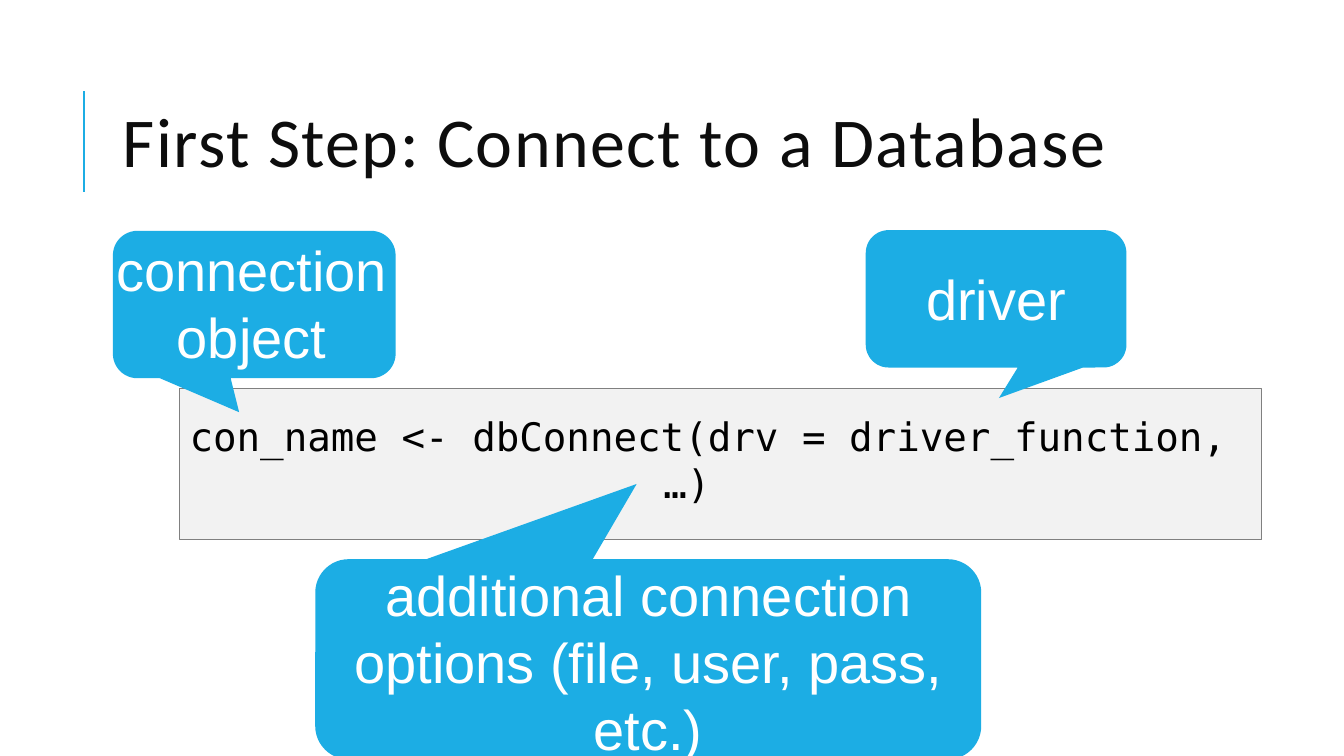
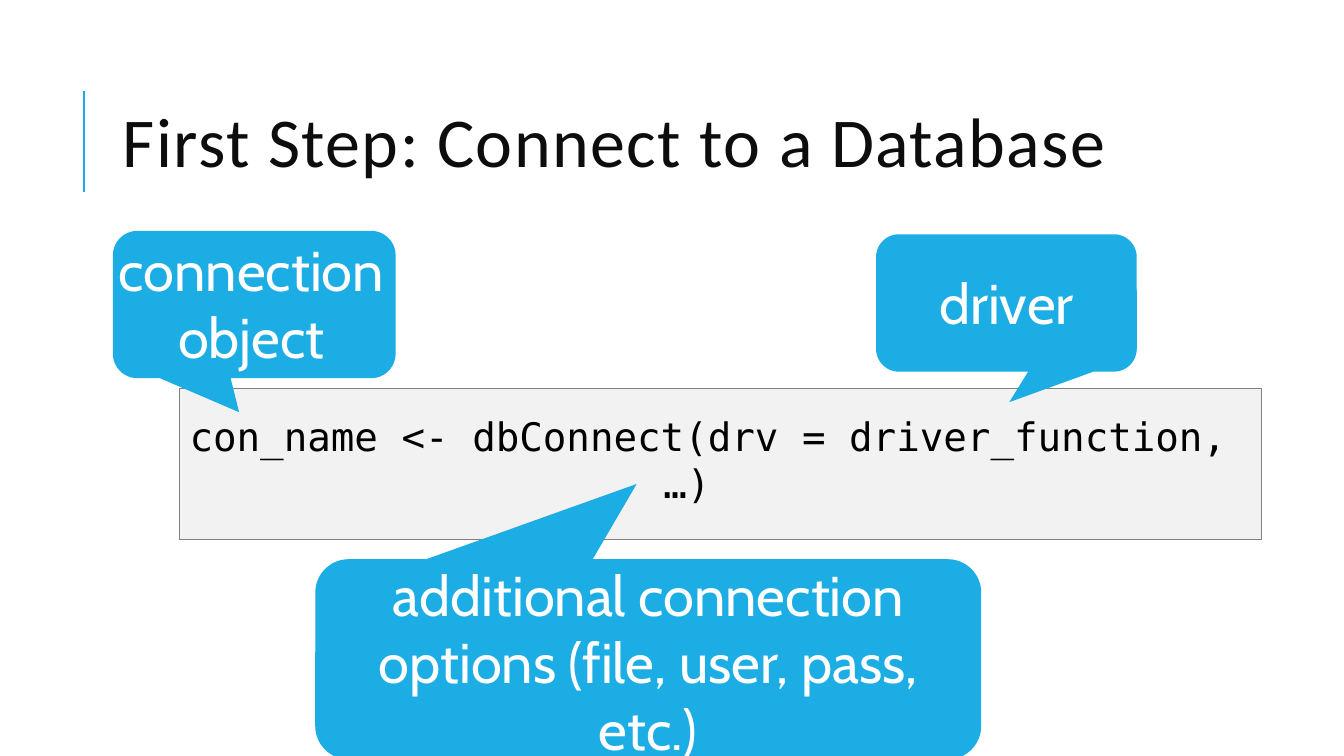
Before and after one commit to amromeo/api_r_int_db_24, a slide deck: slide 7 of presentations/02 - Databases with R.pptx (slide 6 before the commit). Drawn at 1344x756 pixels with LibreOffice and Linux fonts; fonts in the diff are those of the drawing. Boxes give left, top, right and bottom in pixels: in the first picture for what was removed or moved away, otherwise in the second. Text is boxed around its words. In the diff, an @@ line names an element or a change of style, - is before the commit and + after.

Commit message:
additional minor updates

```diff
--- a/presentations/02 - Databases with R.pptx
+++ b/presentations/02 - Databases with R.pptx
@@ rounded speech box: place and size @@
-rounded speech box at box(866, 230, 1127, 367)
+rounded speech box at box(876, 234, 1137, 371)
@@ font Arial to Cabin in 3 elements at box(119, 251, 384, 370), box(379, 574, 917, 756), box(939, 282, 1074, 325) @@
@@ text "driver": place and size @@
-text "driver" at box(926, 279, 1066, 321)
+text "driver" at box(939, 282, 1074, 325)
```
Also in this commit, not shown: 10 other slides changed, 1 slide added.
